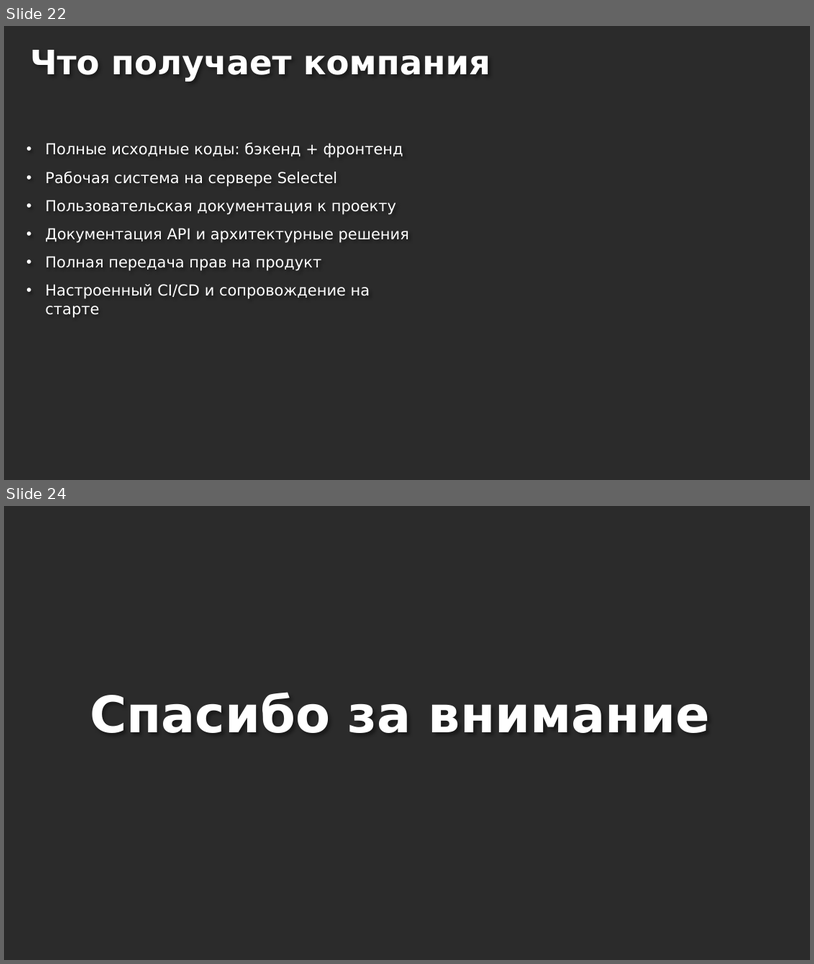
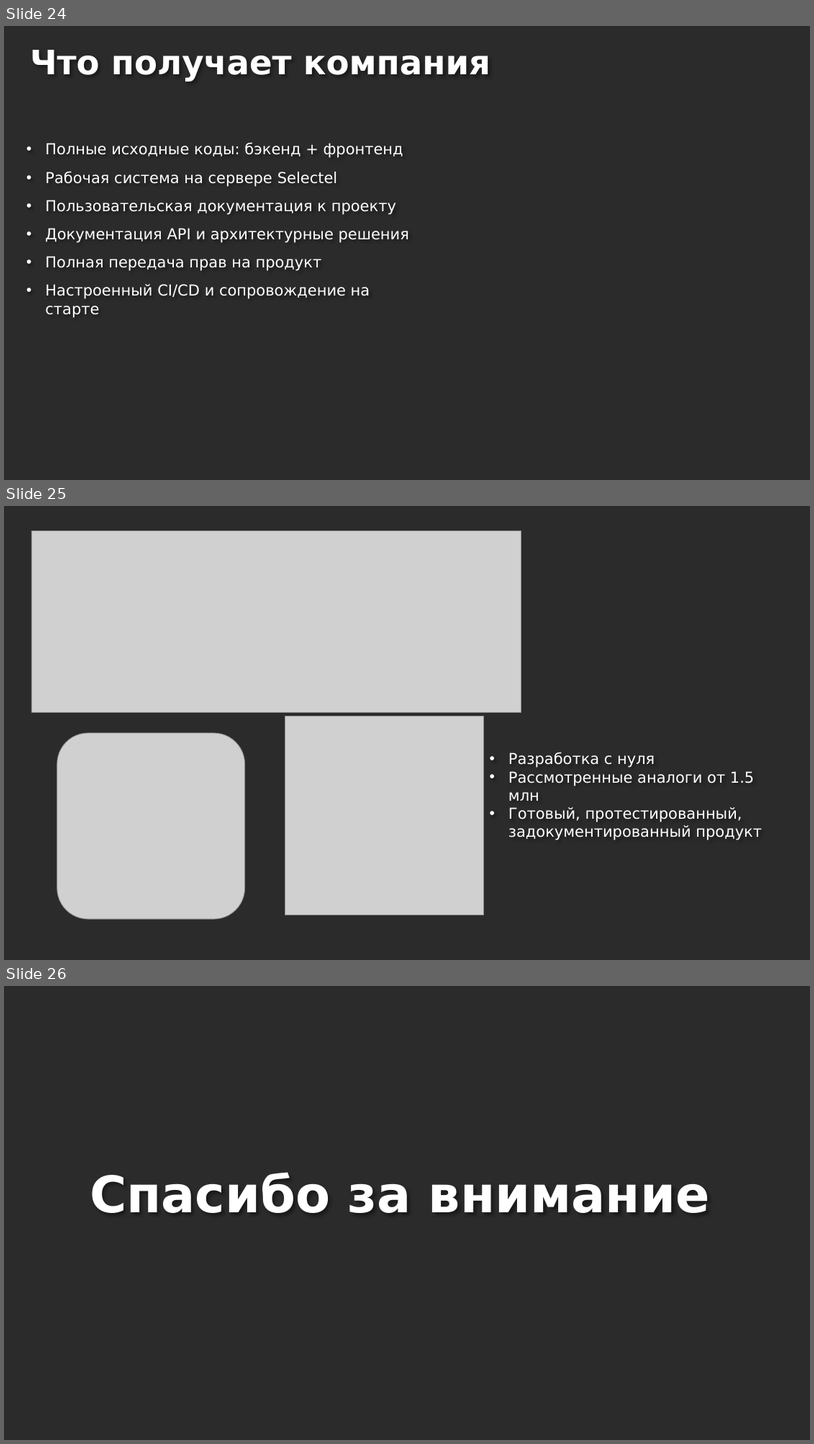
Before and after one commit to buropropuskov/systemburo, a slide deck: Презентация Бюро.pptx. Shown one above the other, each under a label of ours: slides 22 and 24 before the commit, slides 24, 25 and 26 after it; the slides between them are not shown. The pictures are 814x964 and 814x1444 pixels, drawn with LibreOffice and Linux fonts; fonts in the diff are those of the drawing; grey boxes stand for pictures; background and template pictures are left out; a plain dark background stands for a picture behind light text. Boxes give left, top, right and bottom in pixels: in the first picture for what was removed or moved away, otherwise in the second. Text is boxed around its words. In the diff, an @@ line names an element or a change of style, - is before the commit and + after.

```diff
--- a/Презентация Бюро.pptx
+++ b/Презентация Бюро.pptx
@@ slide 25 added at (4,506,810,960), background picture (left out) @@
@@ picture added at (31,530,521,713) @@
@@ picture added at (286,716,484,914) @@
@@ picture added at (57,733,245,919) @@
@@ text added at (509,752,762,840), 18 pt, text #FFFFFF @@
+• Разработка с нуля
+• Рассмотренные аналоги от 1.5 млн
+• Готовый, протестированный, задокументированный продукт
@@ what was slide 22 is now slide 24 @@
@@ what was slide 24 is now slide 26 @@
```
Also in this commit, not shown: 5 slides changed, 2 other slides added, 1 slide removed.
